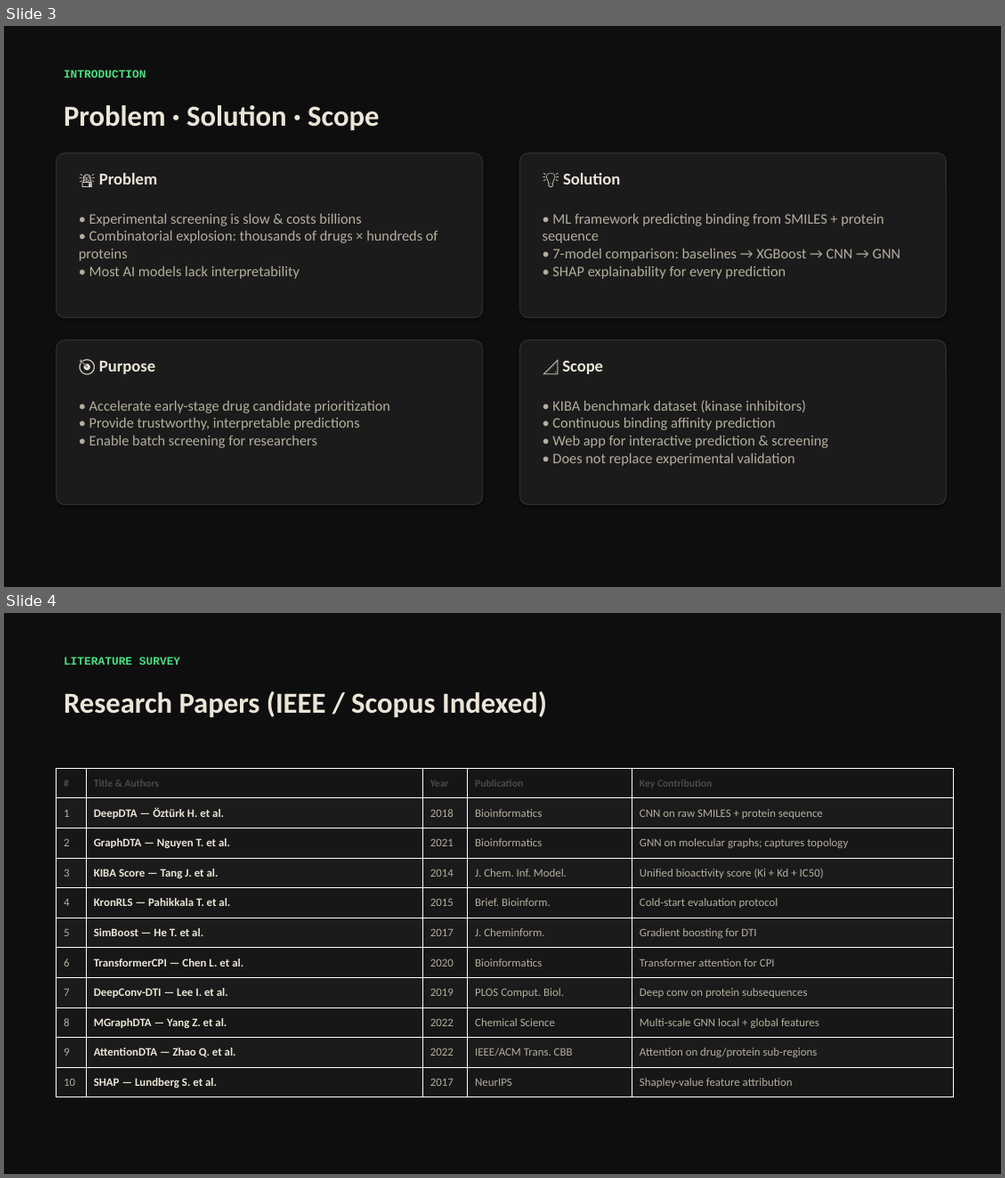
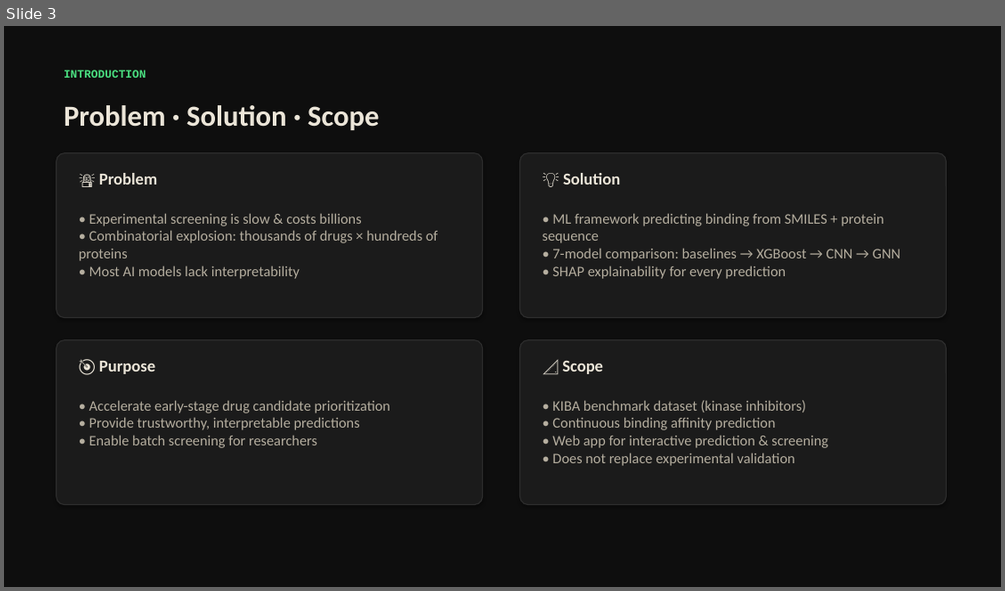
Before and after one commit to uselessbruh-stack/Pharmalens, a slide deck: PharmaLens_Presentation.pptx. Shown one above the other, each under a label of ours: slides 3 and 4 before the commit, slide 3 after it. The pictures are 1005x1178 and 1005x591 pixels, drawn with LibreOffice and Linux fonts; fonts in the diff are those of the drawing. Boxes give left, top, right and bottom in pixels: in the first picture for what was removed or moved away, otherwise in the second. Text is boxed around its words. In the diff, an @@ line names an element or a change of style, - is before the commit and + after.

```diff
--- a/PharmaLens_Presentation.pptx
+++ b/PharmaLens_Presentation.pptx
@@ slide 4 removed at [4,613,1001,1174], background #0E0E0E @@
@@ text removed at [64,657,180,665] @@
-LITERATURE SURVEY
@@ text removed at [64,691,547,717] @@
-Research Papers (IEEE / Scopus Indexed)
@@ table removed at [57,768,954,1097], 11 rows, 5 columns @@
-# | Title & Authors | Year | Publication | Key Contribution
-1 | DeepDTA — Öztürk H. et al. | 2018 | Bioinformatics | CNN on raw SMILES + protein sequence
-2 | GraphDTA — Nguyen T. et al. | 2021 | Bioinformatics | GNN on molecular graphs; captures topology
-3 | KIBA Score — Tang J. et al. | 2014 | J. Chem. Inf. Model. | Unified bioactivity score (Ki + Kd + IC50)
-4 | KronRLS — Pahikkala T. et al. | 2015 | Brief. Bioinform. | Cold-start evaluation protocol
-5 | SimBoost — He T. et al. | 2017 | J. Cheminform. | Gradient boosting for DTI
-6 | TransformerCPI — Chen L. et al. | 2020 | Bioinformatics | Transformer attention for CPI
-7 | DeepConv-DTI — Lee I. et al. | 2019 | PLOS Comput. Biol. | Deep conv on protein subsequences
-8 | MGraphDTA — Yang Z. et al. | 2022 | Chemical Science | Multi-scale GNN local + global features
-9 | AttentionDTA — Zhao Q. et al. | 2022 | IEEE/ACM Trans. CBB | Attention on drug/protein sub-regions
-10 | SHAP — Lundberg S. et al. | 2017 | NeurIPS | Shapley-value feature attribution
```
Also in this commit, not shown: 5 slides changed, 3 slides added, 11 other files.
